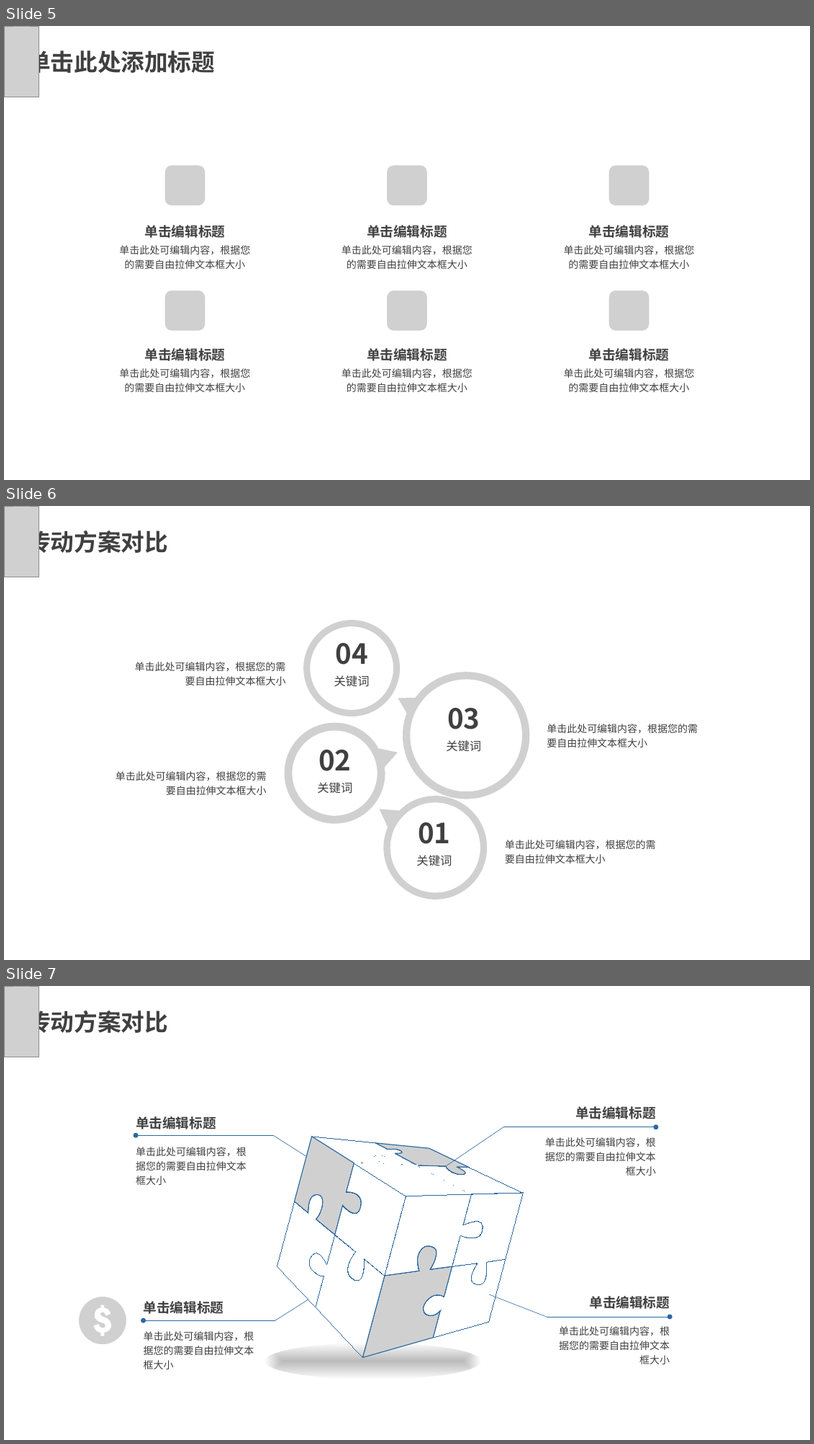
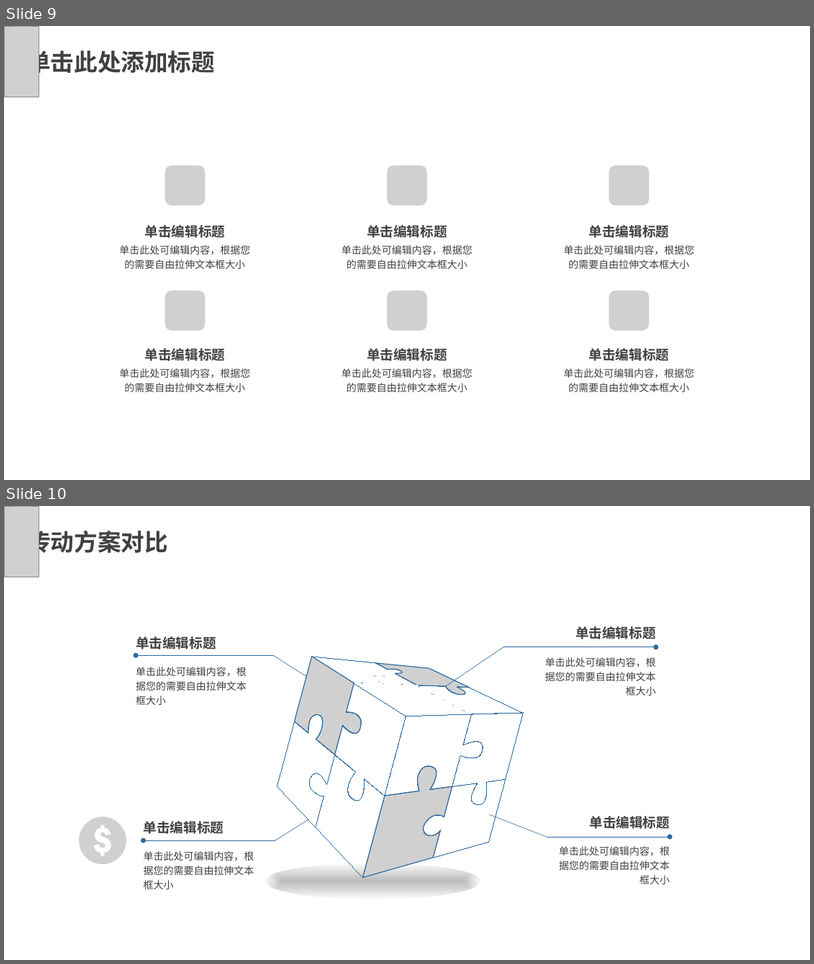
Before and after one commit to CMChris-Beat/InertiaScreen, a slide deck: 4.Docs/3.PresentationDoc/惯性筛课程设计答辩PPT.pptx. Shown one above the other, each under a label of ours: slides 5, 6 and 7 before the commit, slides 9 and 10 after it. The pictures are 814x1444 and 814x964 pixels, drawn with LibreOffice and Linux fonts; fonts in the diff are those of the drawing; grey boxes stand for pictures; background and template pictures are left out. Boxes give left, top, right and bottom in pixels: in the first picture for what was removed or moved away, otherwise in the second. Text is boxed around its words. In the diff, an @@ line names an element or a change of style, - is before the commit and + after.

```diff
--- a/4.Docs/3.PresentationDoc/惯性筛课程设计答辩PPT.pptx
+++ b/4.Docs/3.PresentationDoc/惯性筛课程设计答辩PPT.pptx
@@ slide 6 removed at [4,506,810,960], background picture (left out) @@
@@ rectangle removed at [4,506,810,960] @@
@@ picture removed at [4,506,39,577] @@
@@ text removed at [27,526,168,556] @@
-传动方案对比
@@ picture removed at [304,620,399,716] @@
-04
-关键词
@@ text removed at [135,662,286,685] @@
-单击此处可编辑内容，根据您的需要自由拉伸文本框大小
@@ picture removed at [399,672,530,799] @@
-03
-关键词
@@ picture removed at [285,723,398,824] @@
-02
-关键词
@@ text removed at [547,723,698,747] @@
-单击此处可编辑内容，根据您的需要自由拉伸文本框大小
@@ text removed at [116,771,267,795] @@
-单击此处可编辑内容，根据您的需要自由拉伸文本框大小
@@ picture removed at [380,795,487,899] @@
-01
-关键词
@@ text removed at [505,839,656,863] @@
-单击此处可编辑内容，根据您的需要自由拉伸文本框大小
@@ what was slide 5 is now slide 9 @@
@@ what was slide 7 is now slide 10 @@
```
Also in this commit, not shown: 2 slides changed, 2 slides added, 1 other file.
